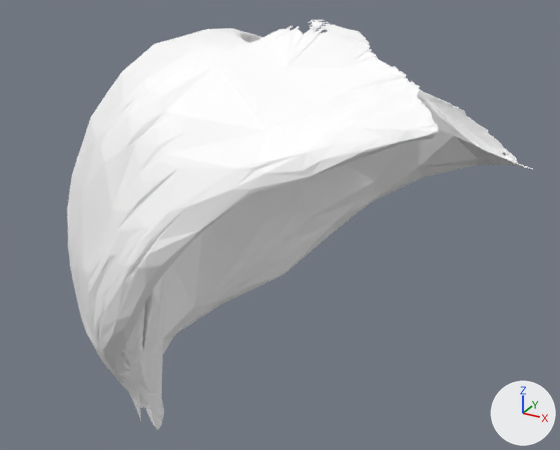
The glTF model public/assets/hra-v1/female/deltoid-r.lod1.glb: old version first, new version second.
One viewpoint serves both versions: a 50 mm camera at (0.1146, -0.2029, 0.1167) aimed at (-0.0003, 0.006, 0.0123). Every picture has the same lights, and +X, +Y and +Z are marked at lower right. The picture after the commit comes second. Vertices at exactly the same position are counted once.

Objects in the first picture: 'deltoid-r'.
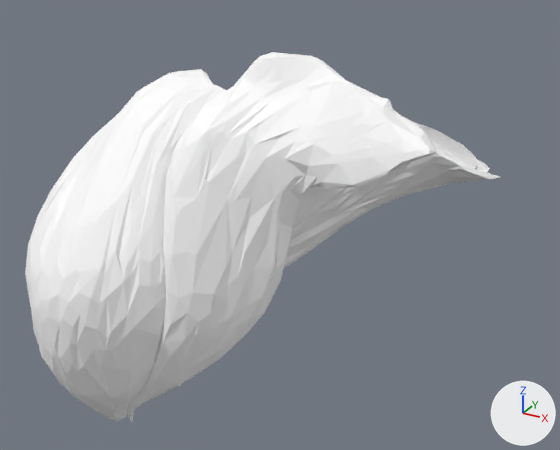
Location of each change, (x1, y1, x2, y2) in pixels of the pictures (560 x 450 px; the box of a moved part takes in the faces that stretch with it):
```json
{"object": "deltoid-r", "change": "reshaped, rescaled", "before": [67, 20, 532, 430], "after": [25, 52, 502, 423], "on screen": "9% shorter"}
{"part": 1, "of": "me_deltoid_r", "change": "rebuilt", "before": [77, 20, 438, 419], "after": [127, 52, 437, 423], "on screen": "14% narrower, 7% shorter"}
{"part": 2, "of": "me_deltoid_r", "change": "rebuilt", "before": [142, 86, 532, 430], "after": [178, 123, 502, 387], "on screen": "mostly hidden afterwards"}
{"part": 3, "of": "me_deltoid_r", "change": "moved or reshaped", "before": [67, 28, 263, 408], "after": [25, 69, 227, 421]}
```

The change, as JSON lines over the scene's bpy script:
```json
{"block": "me_deltoid_r", "where": "# used by ob_deltoid_r; location = (0.0, 0.0, 0.0); scale = (0.084, 0.084, 0.084)"}
{"op": "remove", "block": "me_deltoid_r", "code": "me_deltoid_r.from_pydata(...)  # 2690 vertices, 5385 faces; spans x -0.86..0.86, y -0.71..0.71, z -1.0..1.0"}
{"op": "add", "block": "me_deltoid_r", "code": "me_deltoid_r.from_pydata(...)  # 1540 vertices, 3067 faces; spans x -0.9..0.9, y -0.87..0.87, z -1.0..1.0"}
{"block": "me_deltoid_r", "change": "me_deltoid_r part 1: the loose piece of 1053 vertices spanning x -0.58..0.79, y -0.71..-0.16, z -0.81..1.0 is rebuilt with 437 vertices and now spans x -0.56..0.9, y -0.63..0.04, z -0.82..1.0"}
{"block": "me_deltoid_r", "change": "me_deltoid_r part 2: the loose piece of 923 vertices spanning x -0.77..0.86, y -0.21..0.71, z -1.0..0.81 is rebuilt with 658 vertices and now spans x -0.9..0.84, y -0.09..0.87, z -1.0..0.76"}
{"block": "me_deltoid_r", "change": "me_deltoid_r part 3: 646 vertices removed from x -0.86..0.1, y -0.49..0.25, z -0.79..0.93; 444 vertices added at x -0.84..-0.09, y -0.87..0.08, z -0.81..0.89"}
{"block": "me_deltoid_r", "change": "other edits to the shape of me_deltoid_r do not show in these pictures"}
{"op": "set", "path": "ob_deltoid_r.scale", "old": "(0.084, 0.084, 0.084)", "new": "(0.072, 0.072, 0.072)"}
```
